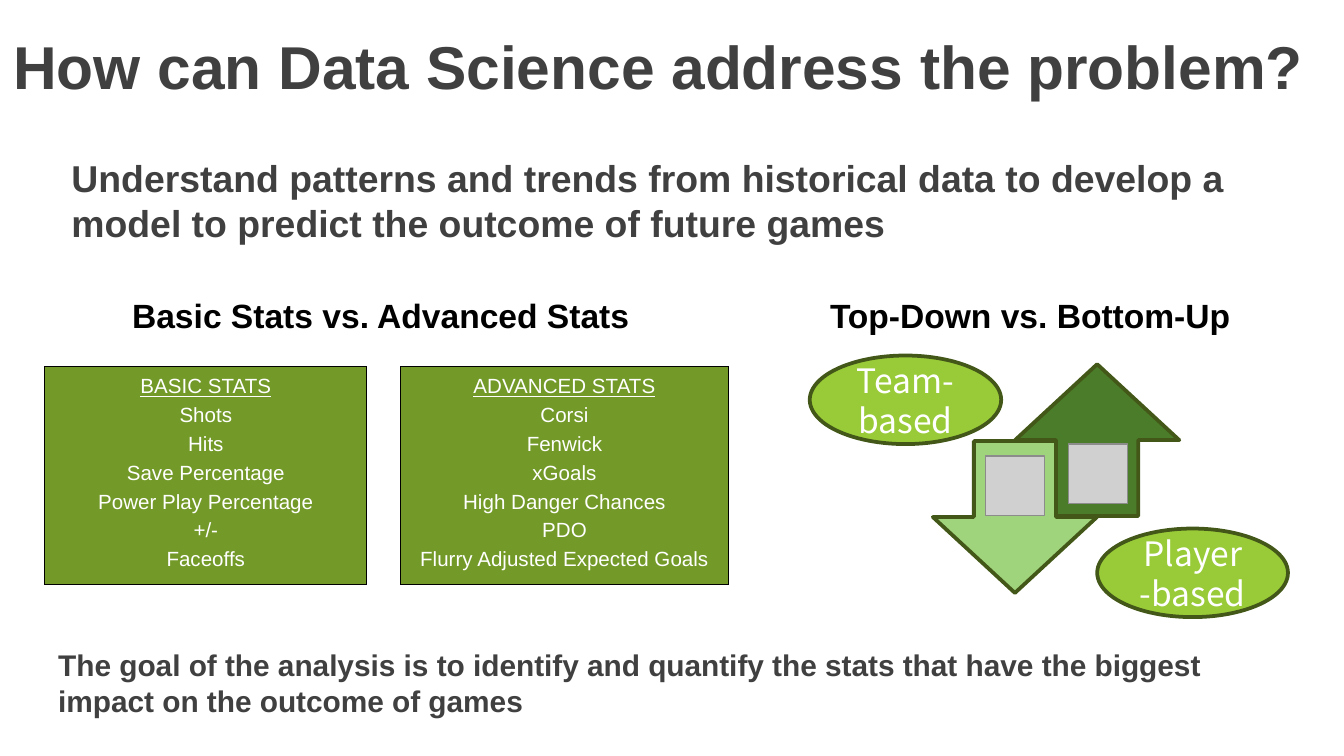
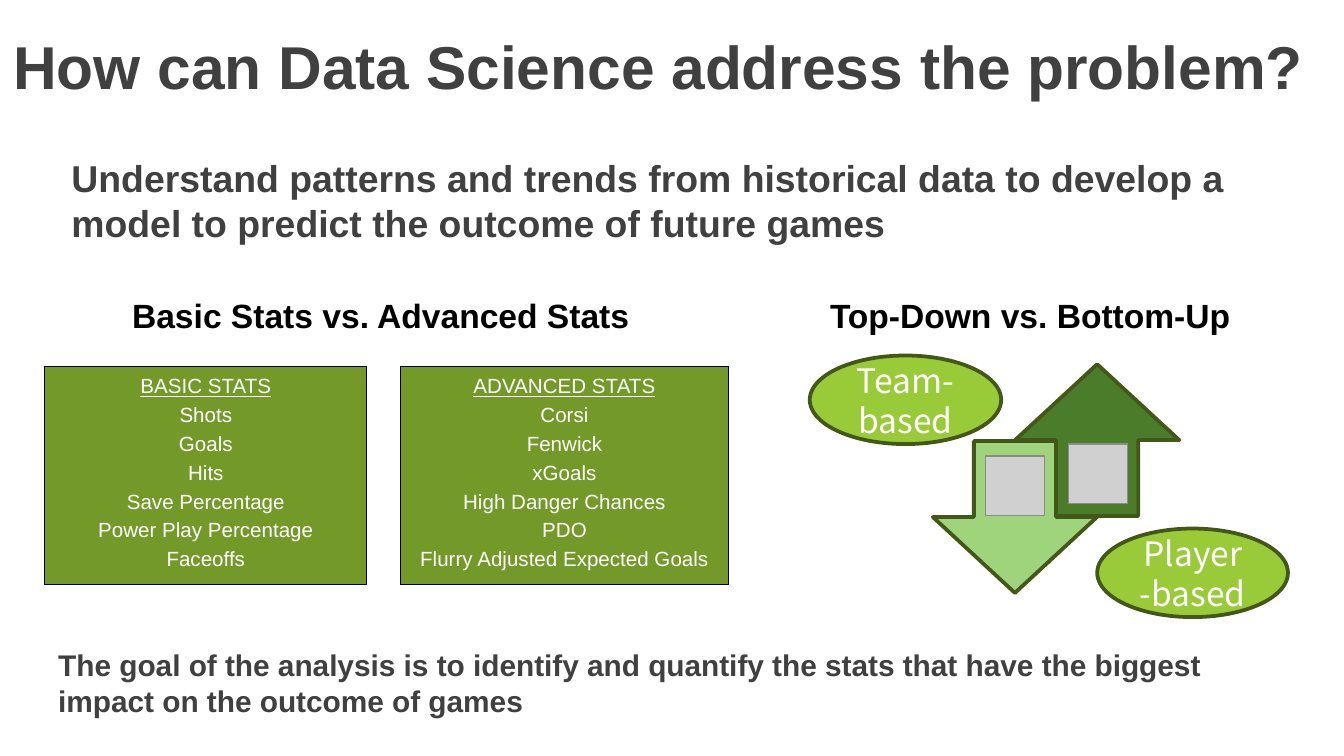
Before and after one commit to markshumka/NHL-Game-Predictor, a slide deck: slide 3 of Reports/Mark Shumka Initial Capstone Presentation.pptm. Drawn at 1344x756 pixels with LibreOffice and Linux fonts; fonts in the diff are those of the drawing; grey boxes stand for pictures; background and template pictures are left out. Boxes give left, top, right and bottom in pixels: in the first picture for what was removed or moved away, otherwise in the second. Text is boxed around its words. In the diff, an @@ line names an element or a change of style, - is before the commit and + after.

```diff
--- a/Reports/Mark Shumka Initial Capstone Presentation.pptm
+++ b/Reports/Mark Shumka Initial Capstone Presentation.pptm
@@ text in rectangle at (44, 367, 367, 585): paragraph removed @@
-+/-
@@ text in rectangle at (179, 436, 233, 451): paragraph added @@
+Goals
```
Also in this commit, not shown: 2 other slides changed, 1 other file.
